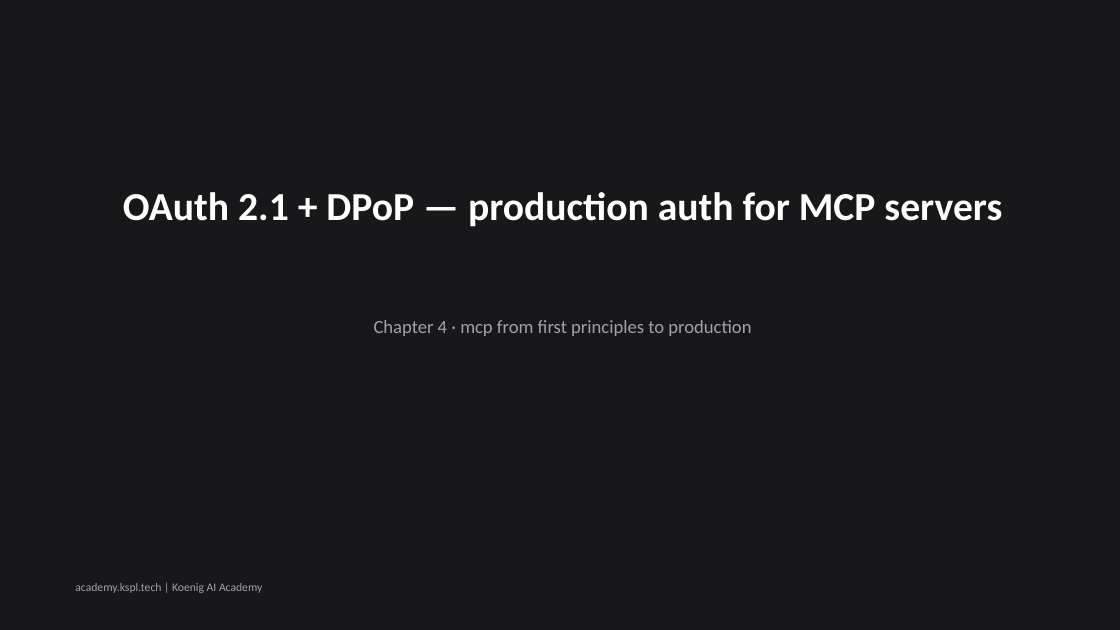
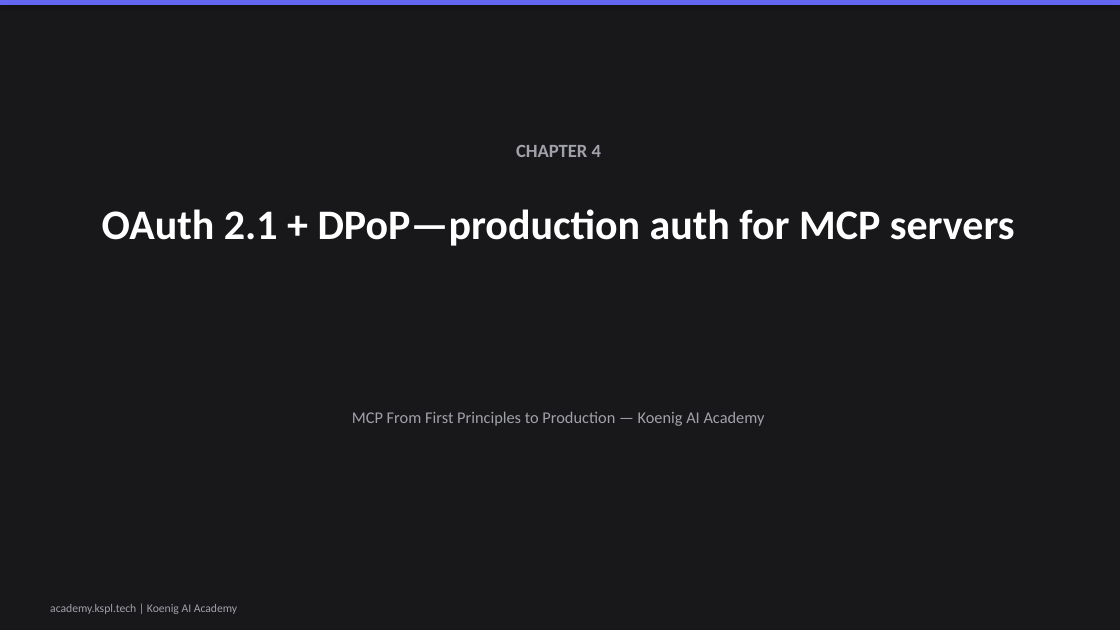
Before and after one commit to Koenig-Solutions-Private-Limited/koenig-ai-org, a slide deck: slide 1 of vault/courses/mcp-from-first-principles-to-production/ch04-slides.pptx. Drawn at 1120x630 pixels with LibreOffice and Linux fonts; fonts in the diff are those of the drawing. Boxes give left, top, right and bottom in pixels: in the first picture for what was removed or moved away, otherwise in the second. Text is boxed around its words. In the diff, an @@ line names an element or a change of style, - is before the commit and + after.

```diff
--- a/vault/courses/mcp-from-first-principles-to-production/ch04-slides.pptx
+++ b/vault/courses/mcp-from-first-principles-to-production/ch04-slides.pptx
@@ background #18181B to #FFFFFF @@
@@ rectangle added at [0,0,1120,630], fill #18181B @@
@@ rectangle added at [0,0,1120,5], fill #6366F1 @@
@@ text added at [516,145,601,157], 16 pt, text #A1A1AA, bold @@
+CHAPTER 4
@@ text at [102,209,1015,246]: text changed; size 34 to 36 pt @@
-OAuth 2.1 + DPoP — production auth for MCP servers
+OAuth 2.1 + DPoP—production auth for MCP servers
@@ text at [352,411,765,426]: text changed; size 16 to 14 pt @@
-Chapter 4 · mcp from first principles to production
+MCP From First Principles to Production — Koenig AI Academy
@@ text "academy.kspl.tech | Koenig AI Academy": place and size @@
-text "academy.kspl.tech | Koenig AI Academy" at [75,583,262,593]
+text "academy.kspl.tech | Koenig AI Academy" at [50,604,237,614]
```
Also in this commit, not shown: 13 slides added, 13 slides removed.
